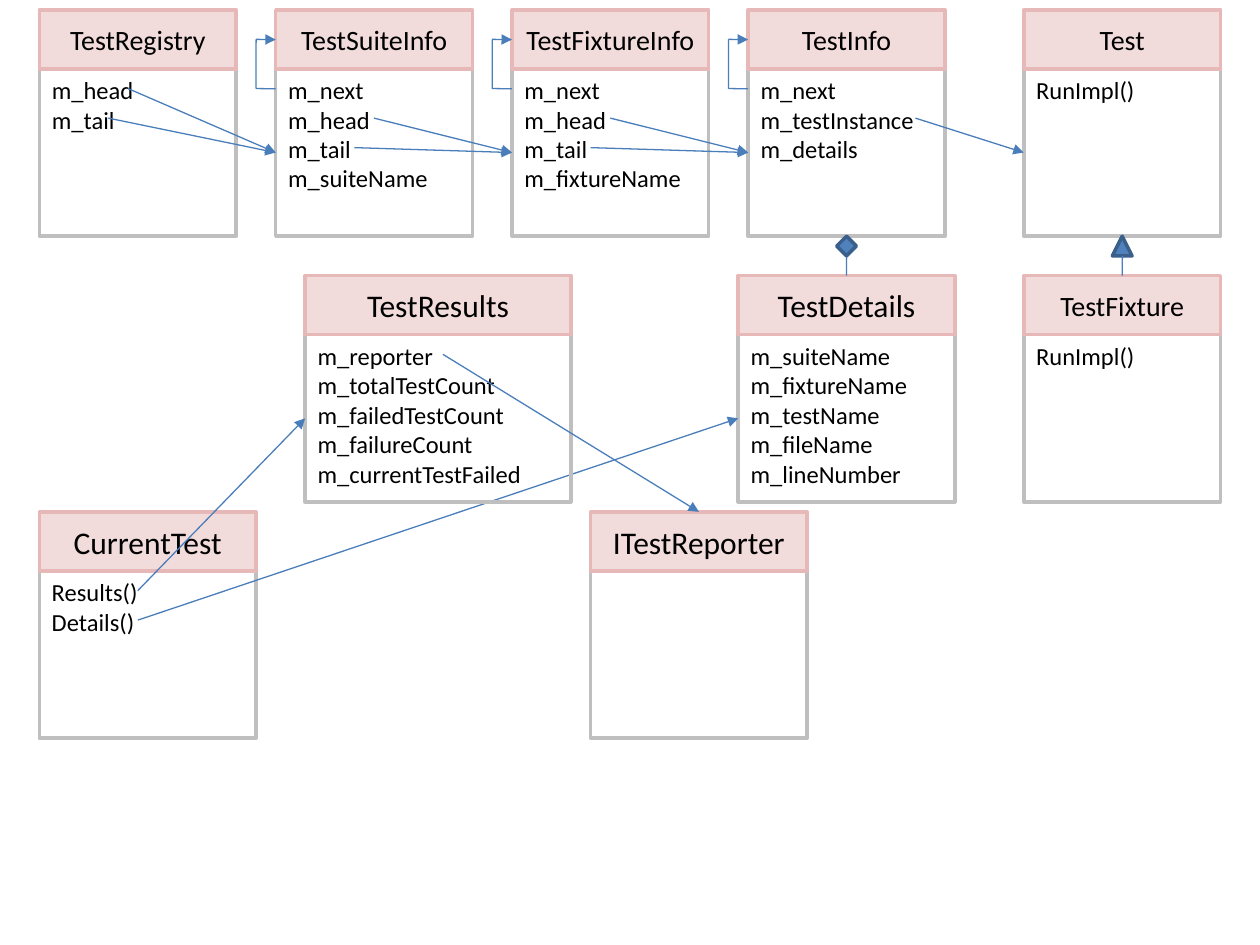
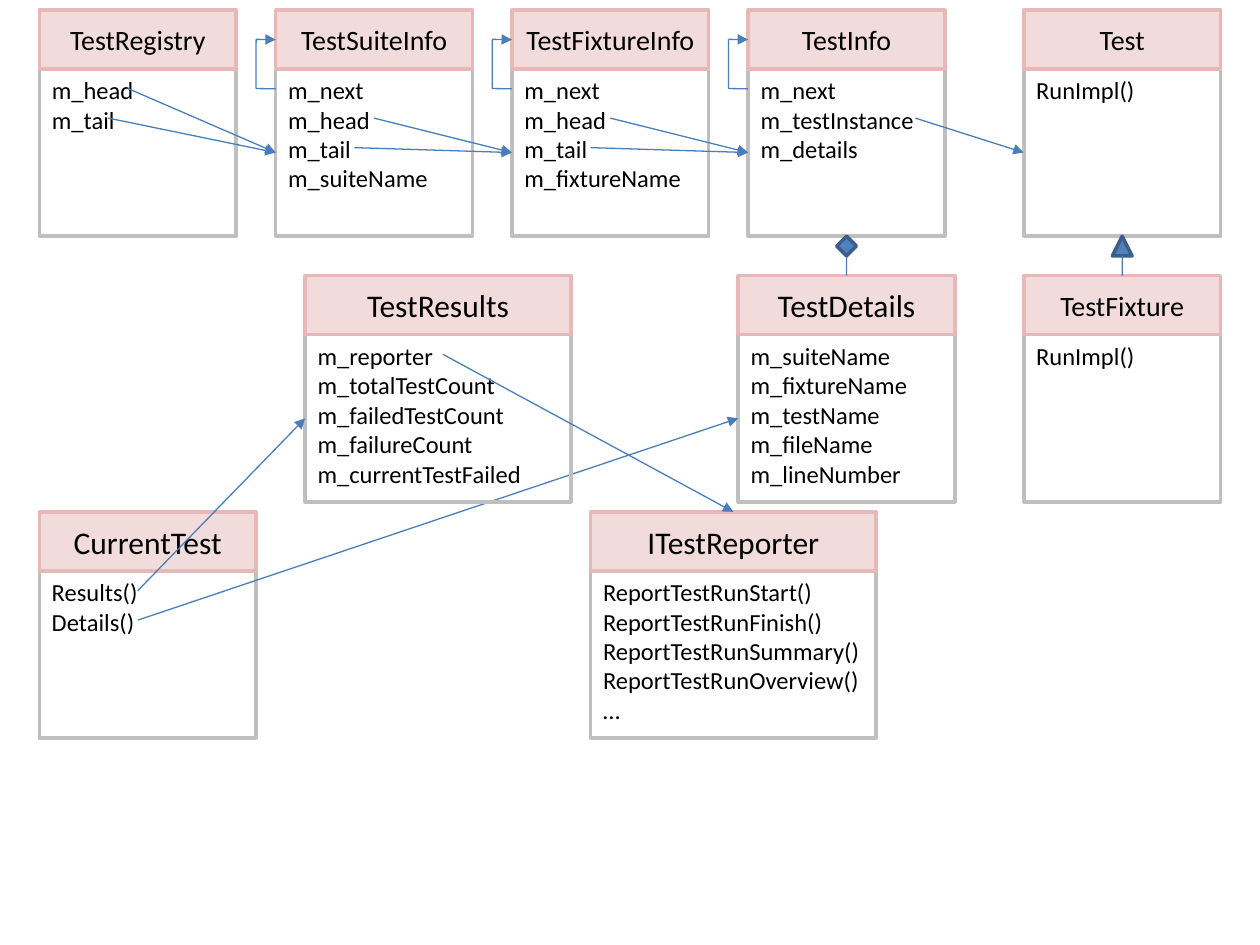
Before and after one commit to renebarto/baremetal, a slide deck: slide 1 of doc/images/unittest-class-structure.pptx. Drawn at 1260x945 pixels with LibreOffice and Linux fonts; fonts in the diff are those of the drawing. Boxes give left, top, right and bottom in pixels: in the first picture for what was removed or moved away, otherwise in the second. Text is boxed around its words. In the diff, an @@ line names an element or a change of style, - is before the commit and + after.

```diff
--- a/doc/images/unittest-class-structure.pptx
+++ b/doc/images/unittest-class-structure.pptx
@@ arrow moved from (444, 354) - (699, 512) to (444, 354) - (733, 512) @@
@@ rectangle "ITestReporter": place and size @@
-rectangle "ITestReporter" at <box>591,512,808,571</box>
+rectangle "ITestReporter" at <box>591,512,877,571</box>
@@ rectangle "ReportTestRunStart()": place and size @@
-rectangle "ReportTestRunStart()" at <box>591,571,808,738</box>
+rectangle "ReportTestRunStart()" at <box>591,571,877,738</box>
@@ text in rectangle at <box>603,583,859,693</box>: text added @@
+ReportTestRunStart()
+ReportTestRunFinish()
+ReportTestRunSummary()
+ReportTestRunOverview()
+…
```
Also in this commit, not shown: 44 other files.
